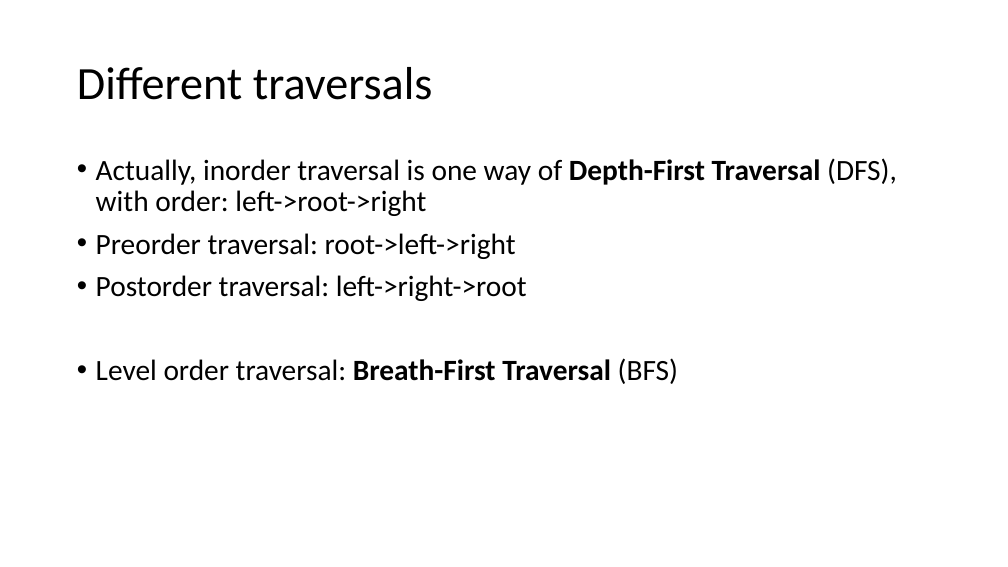
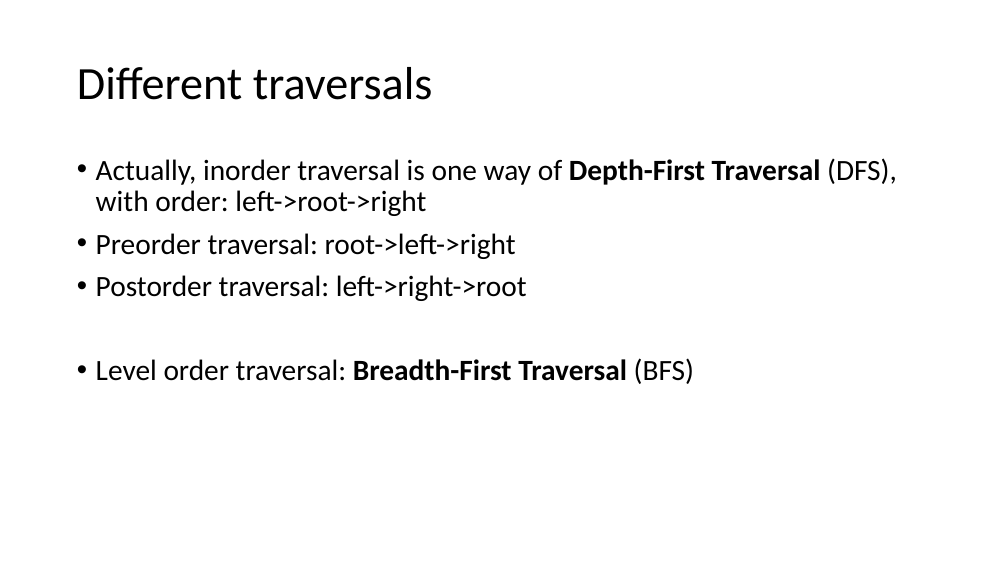
Before and after one commit to kwea123/cpp_data_algo, a slide deck: slide 11 of 2_Tree.pptx. Drawn at 1008x567 pixels with LibreOffice and Linux fonts; fonts in the diff are those of the drawing. Boxes give left, top, right and bottom in pixels: in the first picture for what was removed or moved away, otherwise in the second. Text is boxed around its words. In the diff, an @@ line names an element or a change of style, - is before the commit and + after.

```diff
--- a/2_Tree.pptx
+++ b/2_Tree.pptx
@@ text at (96, 358, 694, 384): text changed @@
-• Level order traversal: Breath-First Traversal (BFS)
+• Level order traversal: Breadth-First Traversal (BFS)
```
Also in this commit, not shown: 4 other slides changed, 2 slides added, 3 other files.
